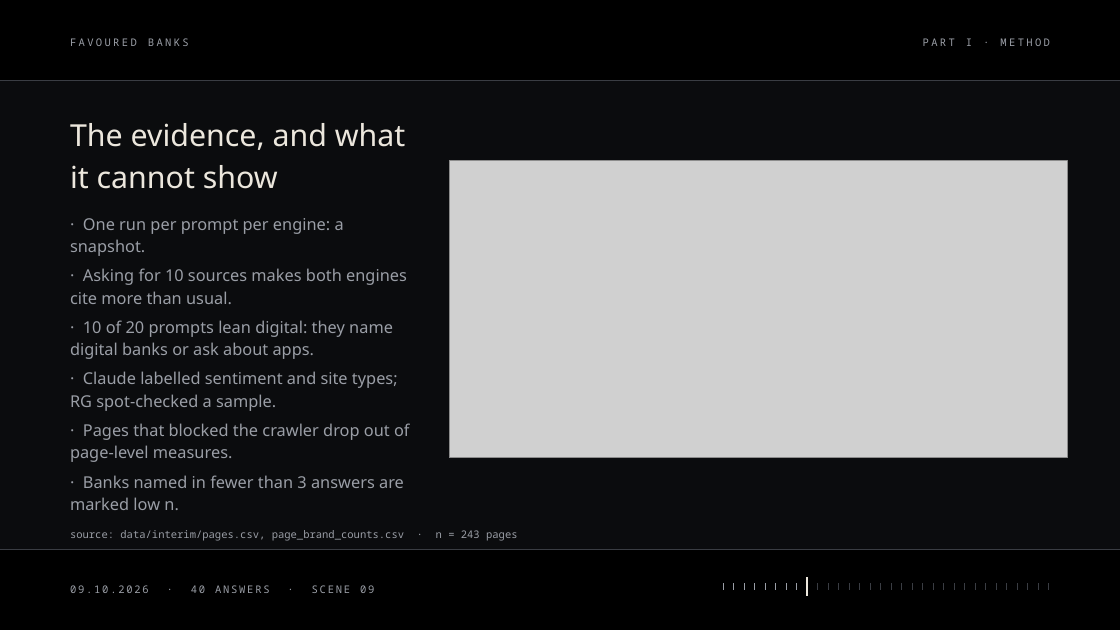
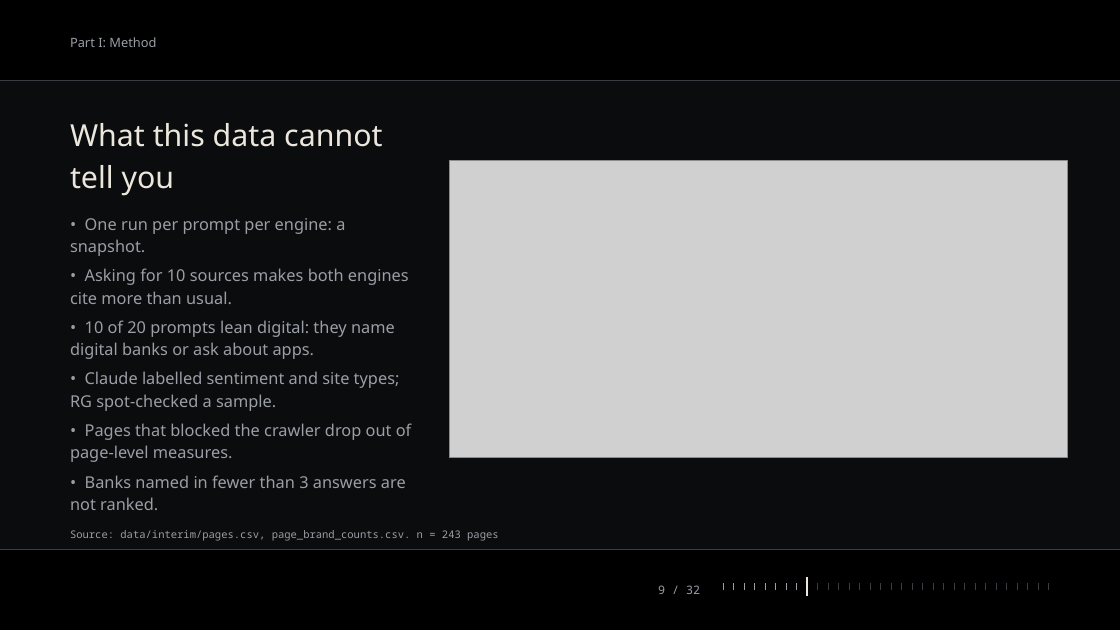
Before and after one commit to rgmwnn/geo-bank-visibility, a slide deck: slide 9 of deck/out/favoured-banks.pptx. Drawn at 1120x630 pixels with LibreOffice and Linux fonts; fonts in the diff are those of the drawing; grey boxes stand for pictures. Boxes give left, top, right and bottom in pixels: in the first picture for what was removed or moved away, otherwise in the second. Text is boxed around its words. In the diff, an @@ line names an element or a change of style, - is before the commit and + after.

```diff
--- a/deck/out/favoured-banks.pptx
+++ b/deck/out/favoured-banks.pptx
@@ text at [70,37,156,47]: text changed; size 9 to 11 pt; font Noto Sans Mono to Noto Sans @@
-PART I · METHOD
+Part I: Method
@@ text removed at [70,38,189,46] @@
-FAVOURED BANKS
@@ text at [70,123,382,196]: text changed @@
-The evidence, and what it cannot show
+What this data cannot tell you
@@ text at [70,218,345,256]: text changed @@
-· One run per prompt per engine: a snapshot.
+• One run per prompt per engine: a snapshot.
@@ text at [70,268,409,304]: text changed @@
-· Asking for 10 sources makes both engines cite more than usual.
+• Asking for 10 sources makes both engines cite more than usual.
@@ text at [70,320,395,359]: text changed @@
-· 10 of 20 prompts lean digital: they name digital banks or ask about apps.
+• 10 of 20 prompts lean digital: they name digital banks or ask about apps.
@@ text at [70,371,400,411]: text changed @@
-· Claude labelled sentiment and site types; RG spot-checked a sample.
+• Claude labelled sentiment and site types; RG spot-checked a sample.
@@ text at [70,423,412,462]: text changed @@
-· Pages that blocked the crawler drop out of page-level measures.
+• Pages that blocked the crawler drop out of page-level measures.
@@ text at [70,475,406,510]: text changed @@
-· Banks named in fewer than 3 answers are marked low n.
+• Banks named in fewer than 3 answers are not ranked.
@@ text at [70,530,499,541]: text changed @@
-source: data/interim/pages.csv, page_brand_counts.csv · n = 243 pages
+Source: data/interim/pages.csv, page_brand_counts.csv. n = 243 pages
@@ text removed at [70,585,374,593] @@
-09.10.2026 · 40 ANSWERS · SCENE 09
@@ text added at [658,585,700,594], 10 pt, text #9A9EA6 @@
+9 / 32
```
Also in this commit, not shown: 31 other slides changed, 7 other files.
